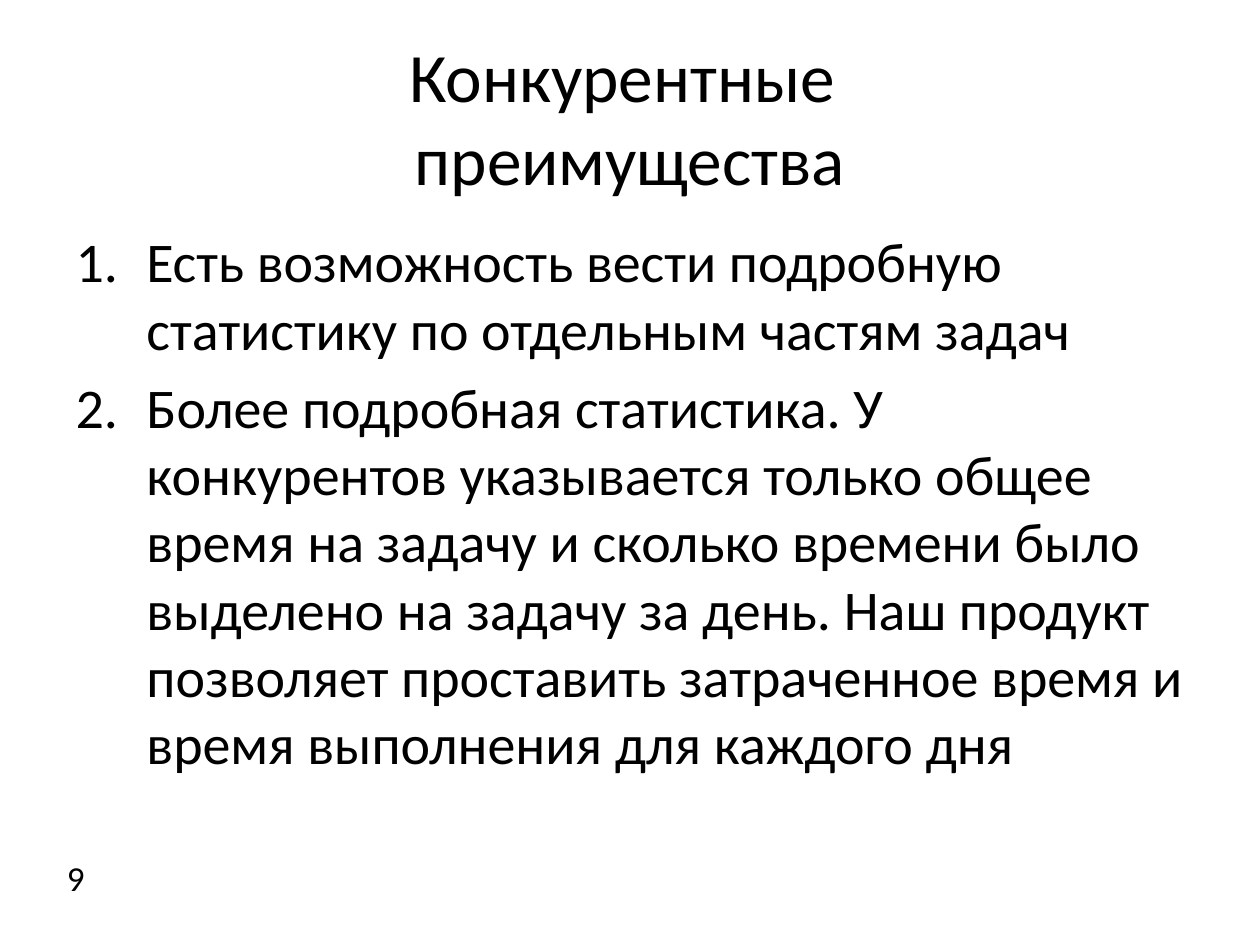
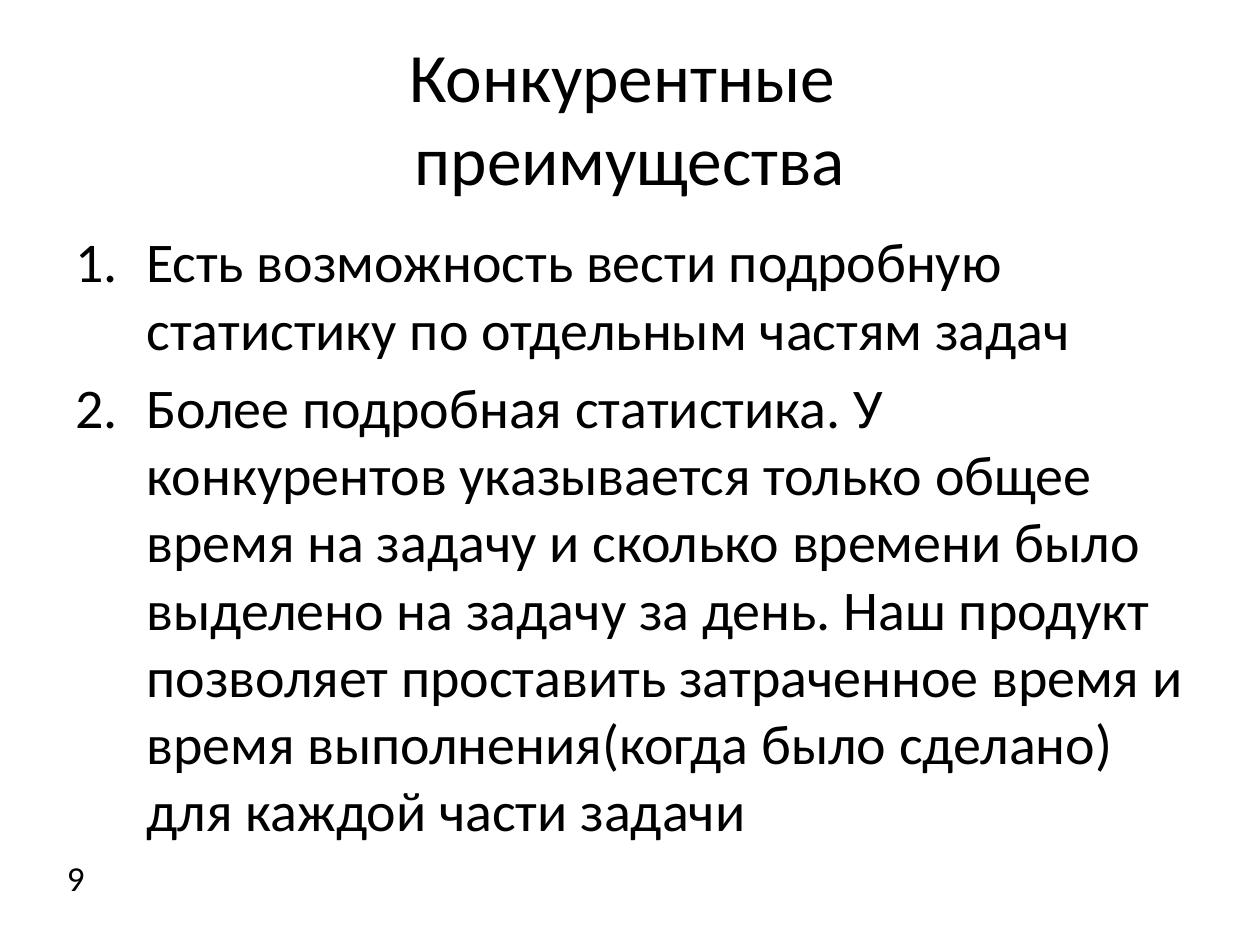
Before and after one commit to 7kia/InternetEntrepreneurship, a slide deck: slide 9 of ПрезентацияКолчин.pptx. Drawn at 1260x945 pixels with LibreOffice and Linux fonts; fonts in the diff are those of the drawing; background and template pictures are left out. Boxes give left, top, right and bottom in pixels: in the first picture for what was removed or moved away, otherwise in the second. Text is boxed around its words. In the diff, an @@ line names an element or a change of style, - is before the commit and + after.

```diff
--- a/ПрезентацияКолчин.pptx
+++ b/ПрезентацияКолчин.pptx
@@ text at (146, 390, 1182, 841): text changed @@
-2. Более подробная статистика. У конкурентов указывается только общее время на задачу и сколько времени было выделено на задачу за день. Наш продукт позволяет проставить затраченное время и время выполнения для каждого дня
+2. Более подробная статистика. У конкурентов указывается только общее время на задачу и сколько времени было выделено на задачу за день. Наш продукт позволяет проставить затраченное время и время выполнения(когда было сделано) для каждой части задачи
```
Also in this commit, not shown: 2 other files.
